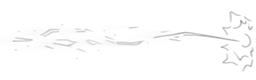
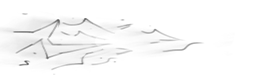
Layered file, before and after one edit (256x80). Changes by layer:
hid "Layer 9", painted on it over (0, 10, 254, 72)
showed "Layer 10", painted on it over (0, 11, 254, 75)
